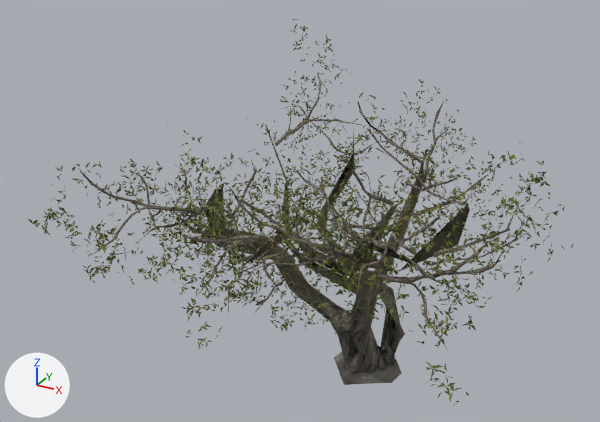
The glTF model public/assets/trees/island_tree_02.glb, before and after one commit.
Camera for both pictures: a camera (50 mm lens) standing at (2.88, -6.69, 4.95) and looking at (-0.3, -0.91, 2.06). Arrows for +X, +Y and +Z are at lower left; the lights stay in place. The first picture is the older version. Vertices at exactly the same position are counted once.

The older version as bpy lines, for what is in view:
```python
me_mesh_001 = bpy.data.meshes.new('mesh.001')
me_mesh_001.from_pydata(...)  # 27356 vertices, 12184 faces; spans x -1.89..1.97, y -2.93..1.1, z -0.01..3.39
# faces by material slot: [354, 8576, 3254]
me_mesh_001.materials.append(mat_island_tree_02)
me_mesh_001.materials.append(mat_island_tree_02_leaves)
me_mesh_001.materials.append(mat_island_tree_02_branches)
ob_island_tree_02_lod0 = bpy.data.objects.new('island_tree_02_LOD0', me_mesh_001)
ob_island_tree_02_lod0.location = (0.0, 0.0, 0.0)
```
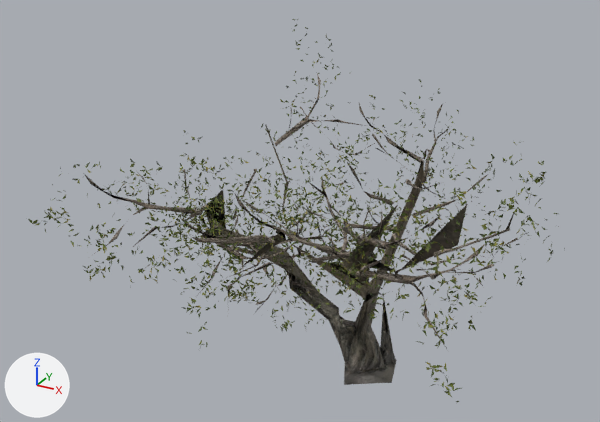
The change, as a list of edits to the scene's bpy script:
```text
Change me_mesh_001:
    used by ob_island_tree_02_lod0; location = (0.0, 0.0, 0.0)
    remove me_mesh_001.from_pydata(...)  # 27356 vertices, 12184 faces; spans x -1.89..1.97, y -2.93..1.1, z -0.01..3.39
    add me_mesh_001.from_pydata(...)  # 14422 vertices, 5923 faces; spans x -1.84..1.92, y -2.93..1.1, z -0.01..3.39
    me_mesh_001 part 1: 3430 loose pieces with 10567 vertices, spanning x -1.89..1.97, y -2.92..1.06, z 1.28..3.33, are deleted
    me_mesh_001 part 2: 51 vertices moved within x -1.75..1.76, y -2.57..0.9, z 1.44..3.25; 2491 vertices removed from x -1.81..1.92, y -2.9..1.05, z -0.01..3.27; 124 vertices added at x -1.65..1.59, y -2.68..0.89, z 0.97..3.2
    me_mesh_001 part 3: 11 kept faces spanning x -0.88..0.89, y -1.88..-0.06, z 1.07..2.45 get new texture (UV) coordinates
    other edits to the shape of me_mesh_001 do not show in these pictures
```

Location of each change, [x1, y1, x2, y2] in pixels of the pictures (600 x 422 px):
'island_tree_02_LOD0', reshaped: before [28, 19, 573, 406]; after [28, 19, 565, 403]
part 1 of me_mesh_001, deleted: before [35, 26, 573, 402]
part 2 of me_mesh_001, cut back: before [41, 30, 565, 406]; after [45, 29, 536, 324]
part 3 of me_mesh_001, surface changed: before [227, 232, 397, 273]; after [192, 205, 397, 273]
